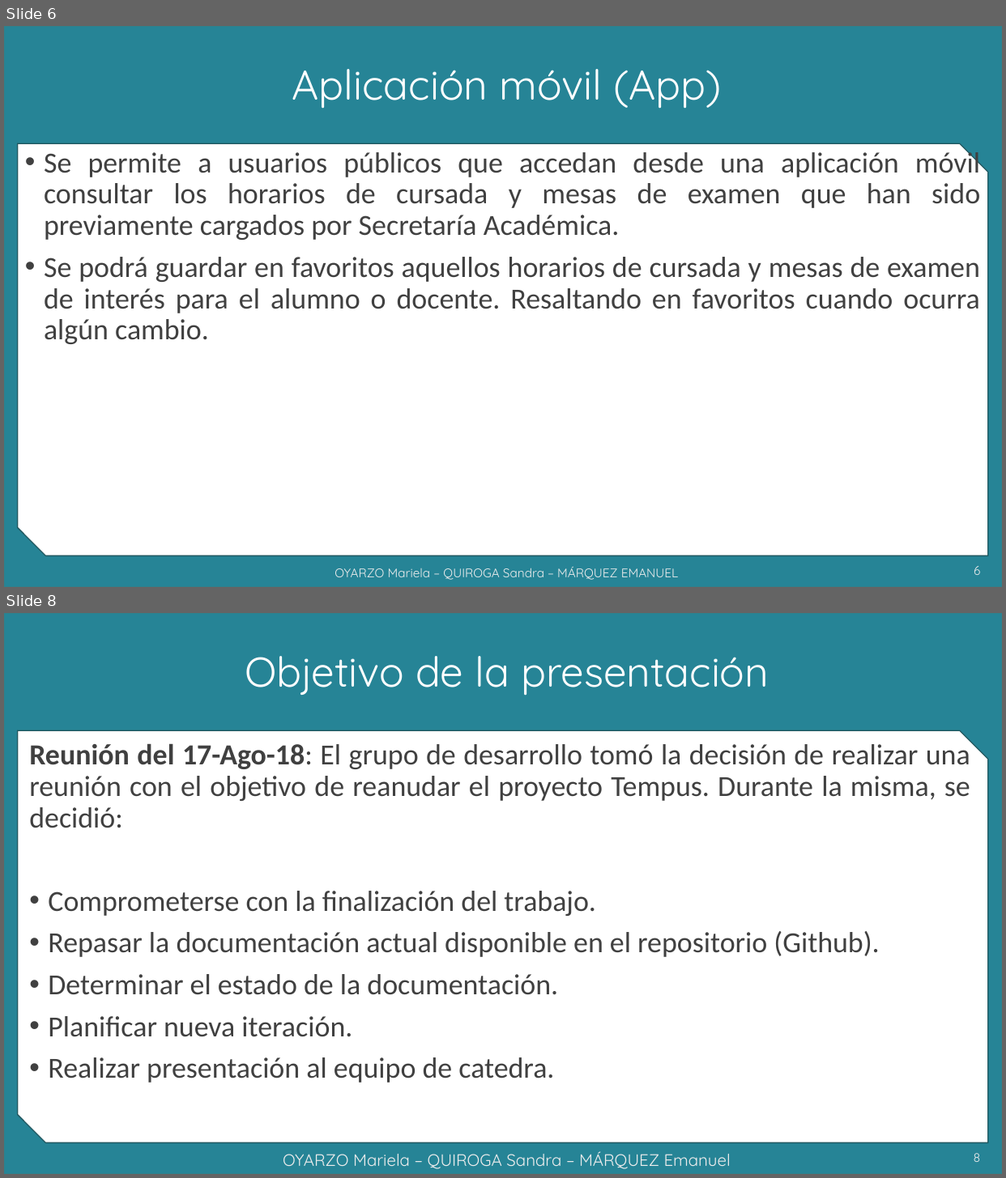
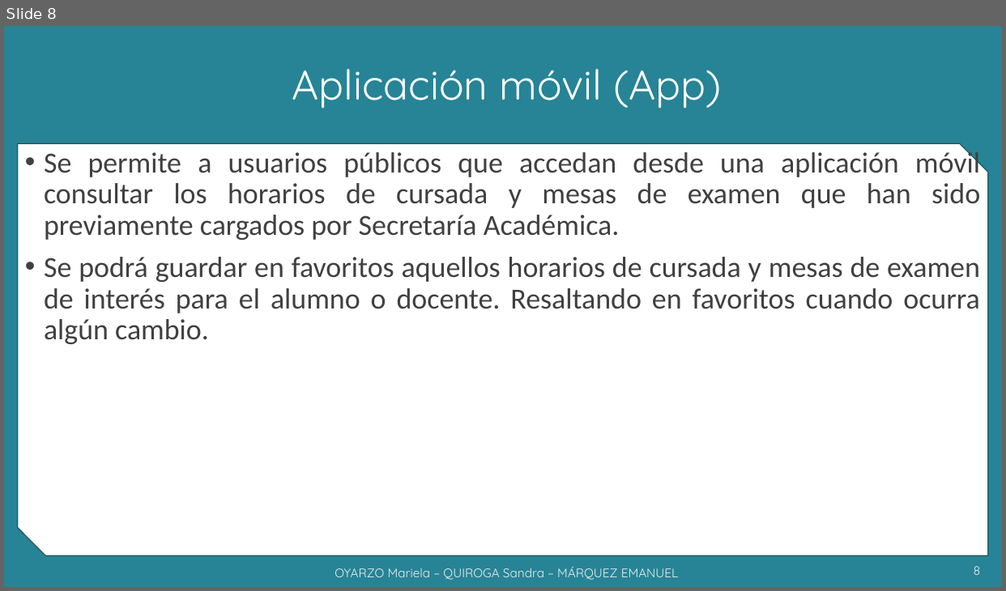
Before and after one commit to grupoyenu/yenu, a slide deck: 08. Presentaciones/Presentación 10 - 21.11.19.pptx. Shown one above the other, each under a label of ours: slides 6 and 8 before the commit, slide 8 after it; the slides between them are not shown. The pictures are 1006x1178 and 1006x591 pixels, drawn with LibreOffice and Linux fonts; fonts in the diff are those of the drawing; background and template pictures are left out. Boxes give left, top, right and bottom in pixels: in the first picture for what was removed or moved away, otherwise in the second. Text is boxed around its words. In the diff, an @@ line names an element or a change of style, - is before the commit and + after.

```diff
--- a/08. Presentaciones/Presentación 10 - 21.11.19.pptx
+++ b/08. Presentaciones/Presentación 10 - 21.11.19.pptx
@@ slide 8 removed at (x1=4, y1=613, x2=1002, y2=1174), background #F2F2F2; not listed: 2 template elements that a slide beside it also shows @@
@@ title removed at (x1=245, y1=656, x2=769, y2=696) @@
-Objetivo de la presentación
@@ text removed at (x1=29, y1=740, x2=970, y2=1083) @@
-Reunión del 17-Ago-18: El grupo de desarrollo tomó la decisión de realizar una reunión con el objetivo de reanudar el proyecto Tempus. Durante la misma, se decidió:
-• Comprometerse con la finalización del trabajo.
-• Repasar la documentación actual disponible en el repositorio (Github).
-• Determinar el estado de la documentación.
-• Planificar nueva iteración.
-• Realizar presentación al equipo de catedra.
@@ text removed at (x1=283, y1=1152, x2=731, y2=1169) @@
-OYARZO Mariela – QUIROGA Sandra – MÁRQUEZ Emanuel
@@ page number removed at (x1=974, y1=1153, x2=981, y2=1162) @@
-8
@@ what was slide 6 is now slide 8 @@
@@ page number at (x1=974, y1=566, x2=981, y2=575): text changed @@
-6
+8
```
Also in this commit, not shown: 4 slides changed, 2 other slides removed.
